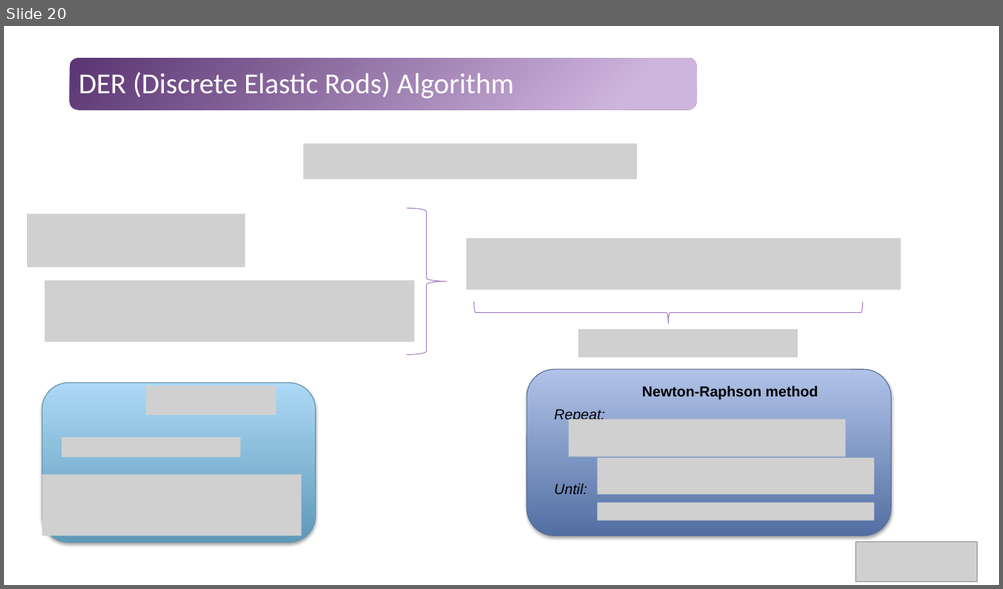
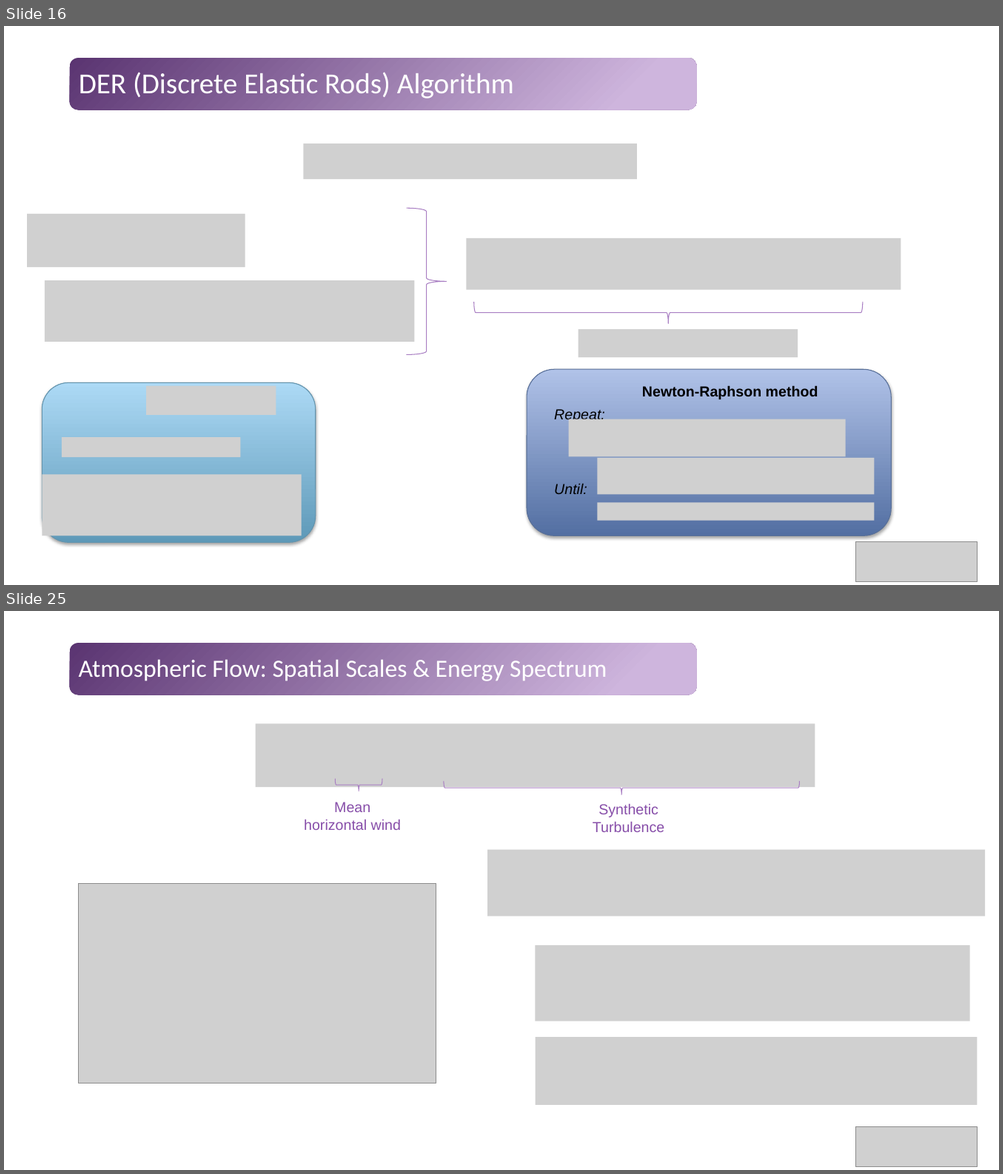
Before and after one commit to Tavi681/PoliPhysics, a slide deck: Tema 1/paper/Tema1.pptx. Shown one above the other, each under a label of ours: slide 20 before the commit, slides 16 and 25 after it; the slides between them are not shown. The pictures are 1003x589 and 1003x1174 pixels, drawn with LibreOffice and Linux fonts; fonts in the diff are those of the drawing; grey boxes stand for pictures. Boxes give left, top, right and bottom in pixels: in the first picture for what was removed or moved away, otherwise in the second. Text is boxed around its words. In the diff, an @@ line names an element or a change of style, - is before the commit and + after.

```diff
--- a/Tema 1/paper/Tema1.pptx
+++ b/Tema 1/paper/Tema1.pptx
@@ slide 25 added at bbox=[4, 611, 999, 1170], background #FFFFFF; not listed: 1 template element that a slide beside it also shows @@
@@ title added at bbox=[79, 659, 606, 681], 24 pt, text #FFFFFF @@
+Atmospheric Flow: Spatial Scales & Energy Spectrum
@@ picture added at bbox=[256, 723, 815, 787] @@
@@ left brace added at bbox=[336, 779, 382, 792], outline #AA7FC3 0.75 pt @@
@@ left brace added at bbox=[443, 781, 799, 795], outline #AA7FC3 0.75 pt @@
@@ text added at bbox=[304, 802, 401, 830], 14 pt, text #874EA9 @@
+Mean horizontal wind
@@ text added at bbox=[592, 804, 664, 832], 14 pt, text #874EA9 @@
+Synthetic Turbulence
@@ picture added at bbox=[487, 850, 985, 916] @@
@@ picture added at bbox=[78, 883, 436, 1083] @@
@@ picture added at bbox=[535, 945, 970, 1022] @@
@@ picture added at bbox=[535, 1038, 977, 1105] @@
@@ picture added at bbox=[855, 1128, 977, 1167] @@
@@ what was slide 20 is now slide 16 @@
```
Also in this commit, not shown: 8 slides changed, 14 other slides added, 6 slides removed.
